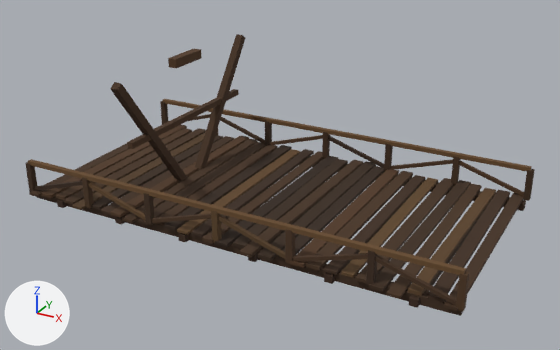
Renders of the glTF model assets/environment/bridge.glb from each side of a commit.
Rendered twice from a camera (50 mm lens) standing at (12.39, -22.33, 12.31) and looking at (0.34, -0.41, 1.35). Lighting does not change. The marker at lower left points along +X, +Y and +Z. The first picture is the older version. Vertices at exactly the same position are counted once.

Objects in the first picture: 'bridge'.
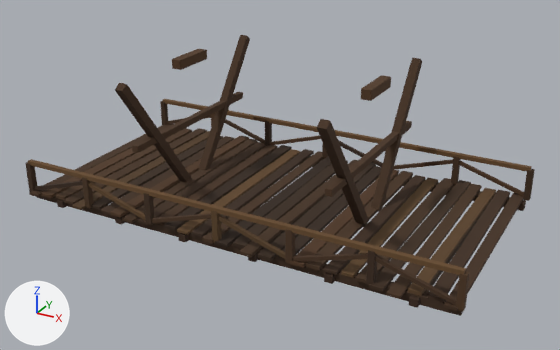
The change, as a list of edits to the scene's bpy script:
```text
Change me_cube:
    used by ob_bridge; location = (0.0, 0.0, 0.0)
    remove me_cube.from_pydata(...)  # 1680 vertices, 3080 faces; spans x -8.1..8.1, y -4.4..4.4, z 0.0..5.1
    add me_cube.from_pydata(...)  # 1776 vertices, 3256 faces; spans x -8.1..8.1, y -4.4..4.4, z 0.0..5.1
    me_cube part 1: the loose piece of 24 vertices spanning x 3.2..3.7, y -4.0..4.1, z 0.3..0.4 is copied, and the copy is scaled about its middle by (0.795, 0.205, 2.85), then moved by (0.1, 0.0, 4.5); it spans x 3.4..3.8, y -0.8..0.9, z 4.7..5.1
    me_cube part 2: the loose piece of 24 vertices spanning x 3.2..3.7, y -4.0..4.1, z 0.3..0.4 is copied, and the copy is scaled about its middle by (0.533, 0.826, 1.92), then moved by (0.1, 0.0, 2.2); it spans x 3.5..3.7, y -3.4..3.4, z 2.5..2.7
    me_cube part 3: a new loose piece of 24 vertices spanning x 3.4..3.8, y -3.9..-0.4, z 0.2..5.0, in mat_surface
    me_cube part 4: a new loose piece of 24 vertices spanning x 3.4..3.8, y 0.5..4.0, z 0.2..5.0, in mat_surface
    me_cube part 5
    20 vertices are removed from x -3.9..-3.6, y -3.8..4.0, z 0.2..5.0
    80 faces are deleted
    28 vertices in x -4.0..-3.6, y -3.4..3.4, z 2.6..4.8 move by (0.2, 0.0, -0.1)
    8 vertices in x -4.0..-3.6, y -0.8..0.8, z 4.7..5.1 move by (0.2, 0.0, 0.0)
    6 vertices in x -4.0..-3.6, y -0.7, z 4.7..5.1 move by (0.2, -0.1, 0.0)
    34 vertices move from x -4.0..-3.6, y -3.9..4.0, z 0.2..5.1 to x -3.8..-3.4, y -3.9..4.0, z 0.2..5.1
    20 vertices are added at x -3.8..-3.5, y -3.9..3.9, z 0.2..5.0
    80 new faces join them
```

Changed parts and their boxes [x1, y1, x2, y2] in the pictures (560 x 350 px; the box of a moved part takes in the faces that stretch with it):
'bridge', reshaped: before [25, 34, 535, 316]; after [25, 35, 535, 316]
part 1 of me_cube, added (brown): after [361, 75, 391, 101]
part 2 of me_cube, added: after [325, 121, 412, 197]
part 3 of me_cube, added (brown): after [317, 119, 369, 227]
part 4 of me_cube, added (brown): after [371, 58, 422, 212]
part 5 of me_cube, moved or reshaped: before [110, 34, 245, 182]; after [115, 35, 250, 182]
